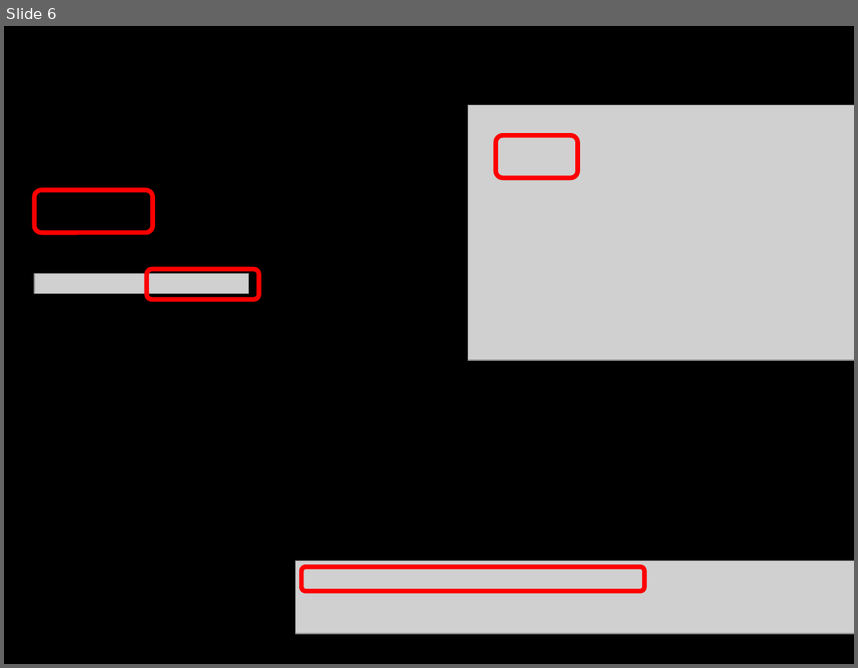
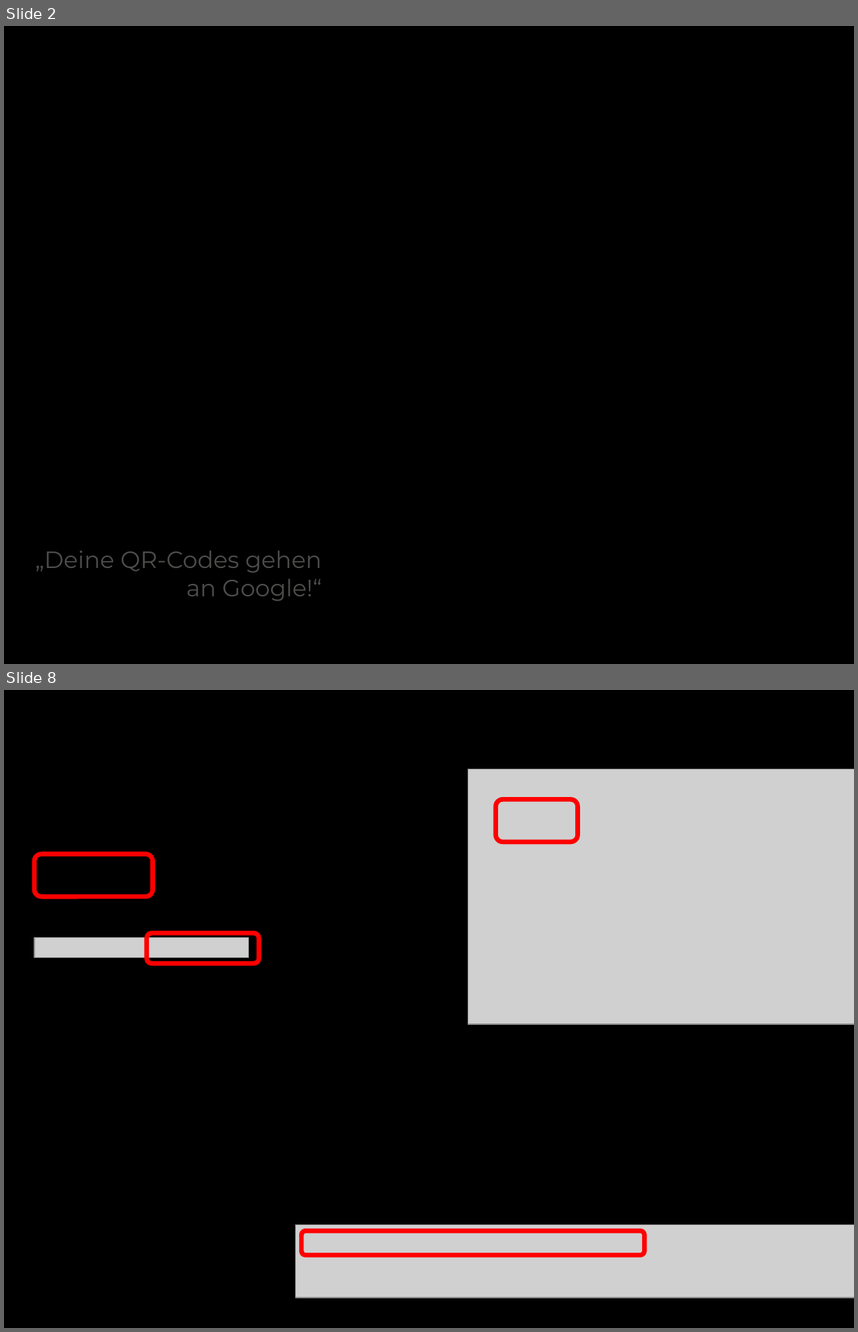
Before and after one commit to Wikinaut/offline-qr-code-35c3, a slide deck: slides.odp. Shown one above the other, each under a label of ours: slide 6 before the commit, slides 2 and 8 after it; the slides between them are not shown. The pictures are 858x668 and 858x1332 pixels, drawn with LibreOffice and Linux fonts; fonts in the diff are those of the drawing; grey boxes stand for pictures; background and template pictures are left out. Boxes give left, top, right and bottom in pixels: in the first picture for what was removed or moved away, otherwise in the second. Text is boxed around its words. In the diff, an @@ line names an element or a change of style, - is before the commit and + after.

```diff
--- a/slides.odp
+++ b/slides.odp
@@ slide 2 added at (x1=4, y1=26, x2=854, y2=664), background picture (left out) @@
@@ title added at (x1=35, y1=550, x2=322, y2=601), 22 pt, text #4D4D4C @@
+„Deine QR-Codes gehen an Google!“
@@ what was slide 6 is now slide 8 @@
```
Also in this commit, not shown: 5 slides changed, 6 other slides added, 2 slides removed, 6 other files.
